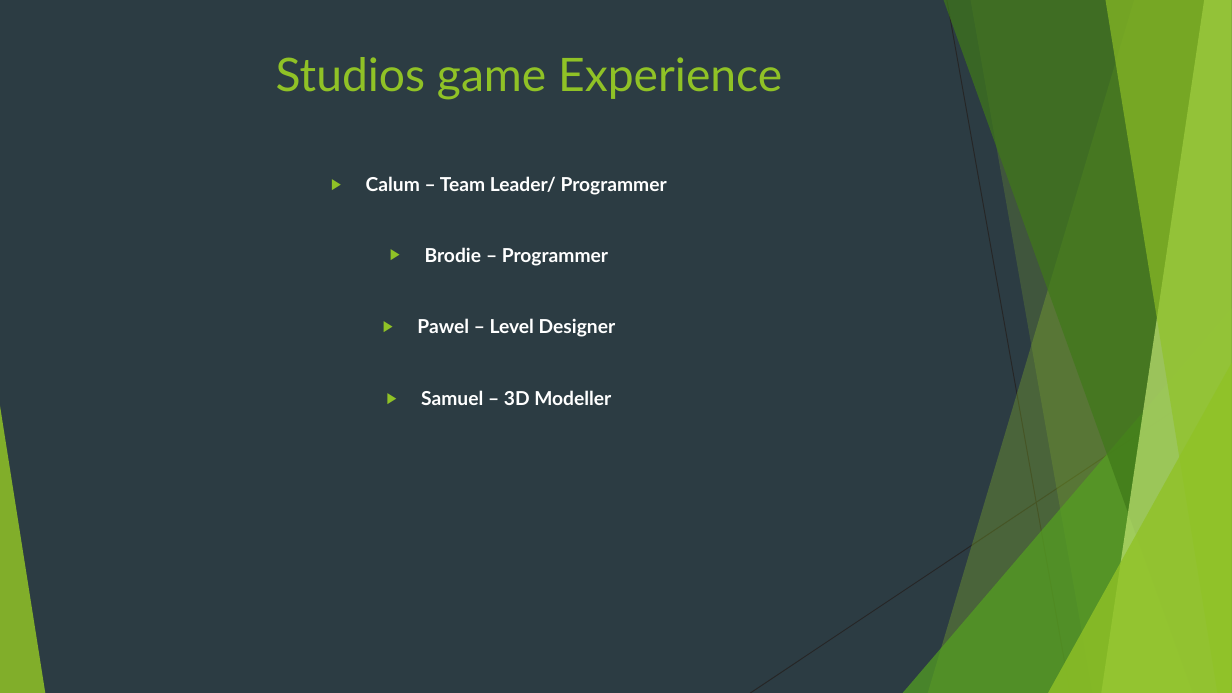
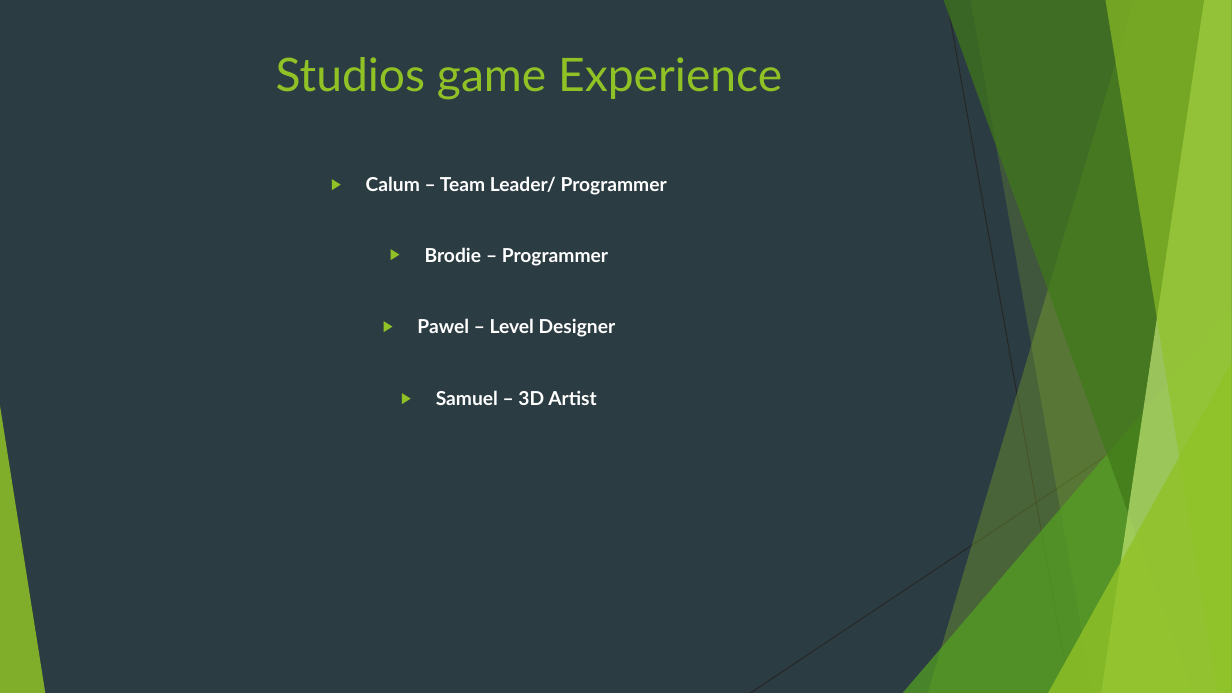
Before and after one commit to Pilokio/Tranzfuser, a slide deck: slide 13 of Virtual Pitch Presentation/Pitch.pptx. Drawn at 1232x693 pixels with LibreOffice and Linux fonts; fonts in the diff are those of the drawing. Boxes give left, top, right and bottom in pixels: in the first picture for what was removed or moved away, otherwise in the second. Text is boxed around its words. In the diff, an @@ line names an element or a change of style, - is before the commit and + after.

```diff
--- a/Virtual Pitch Presentation/Pitch.pptx
+++ b/Virtual Pitch Presentation/Pitch.pptx
@@ text at bbox=[436, 390, 596, 405]: text changed @@
-▶ Samuel – 3D Modeller
+▶ Samuel – 3D Artist
```
Also in this commit, not shown: 3 other slides changed, 5 slides removed.
